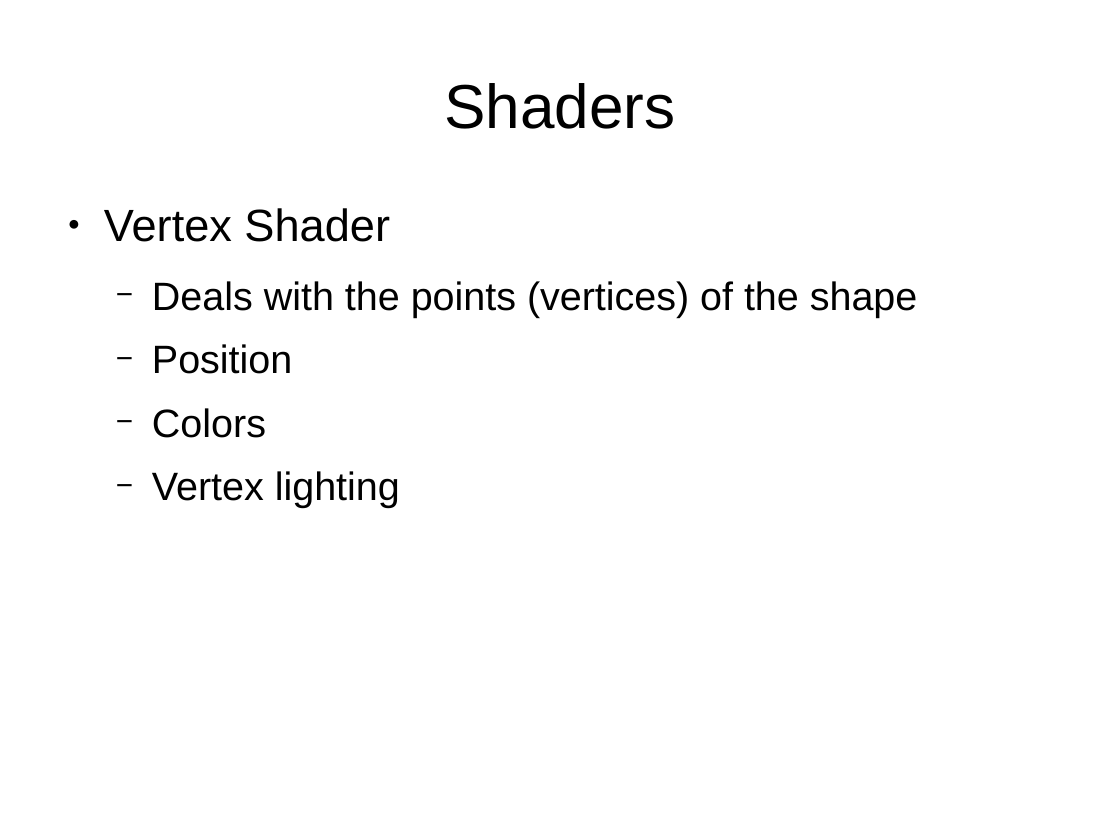
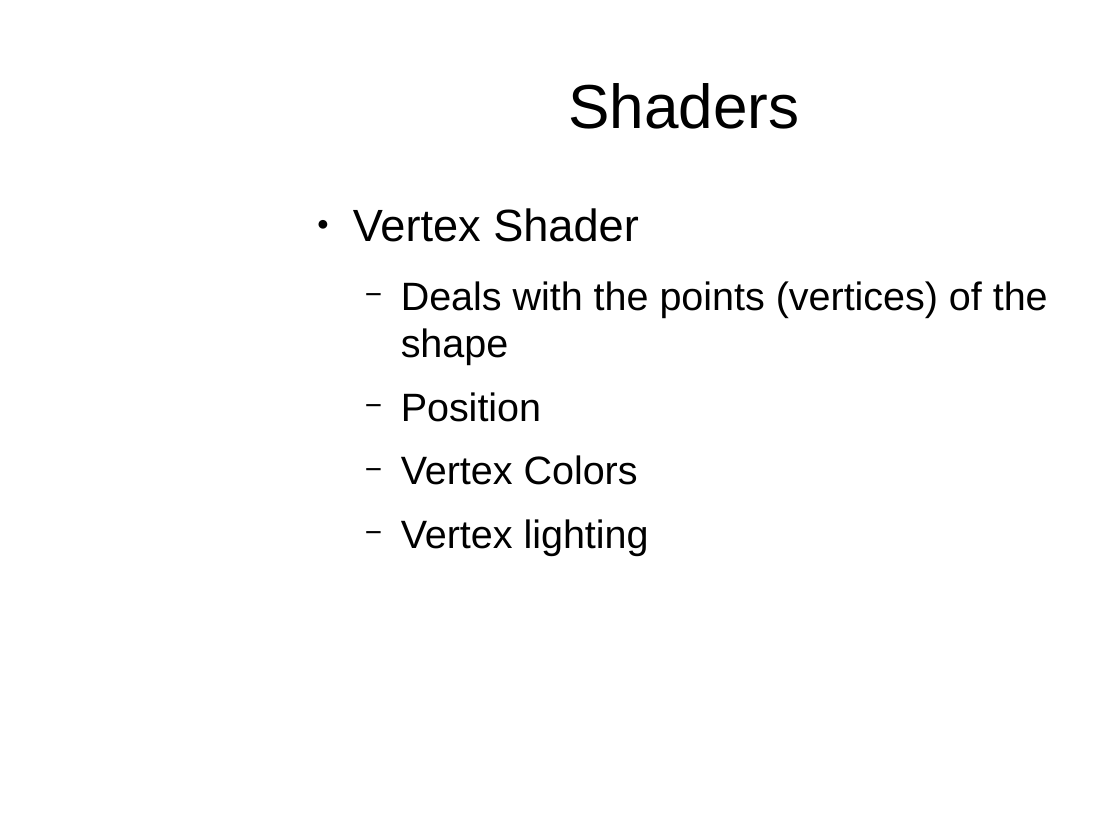
Before and after one commit to osen/creativelabs, a slide deck: slide 17 of 3dgp/3dgp-lec1.odp (slide 16 before the commit). Drawn at 1120x840 pixels with LibreOffice and Linux fonts; fonts in the diff are those of the drawing; background and template pictures are left out. Boxes give left, top, right and bottom in pixels: in the first picture for what was removed or moved away, otherwise in the second. Text is boxed around its words. In the diff, an @@ line names an element or a change of style, - is before the commit and + after.

```diff
--- a/3dgp/3dgp-lec1.odp
+++ b/3dgp/3dgp-lec1.odp
@@ title "Shaders": place and size @@
-title "Shaders" at (444, 83, 675, 129)
+title "Shaders" at (569, 83, 800, 129)
@@ text "Vertex Shader": place and size @@
-text "Vertex Shader" at (104, 208, 918, 508)
+text "Vertex Shader" at (353, 208, 1048, 555)
@@ text at (401, 455, 638, 485): text changed @@
-  − Colors
+  − Vertex Colors
```
Also in this commit, not shown: 21 other slides changed, 3 slides added, 1 slide removed, 5 other files.
